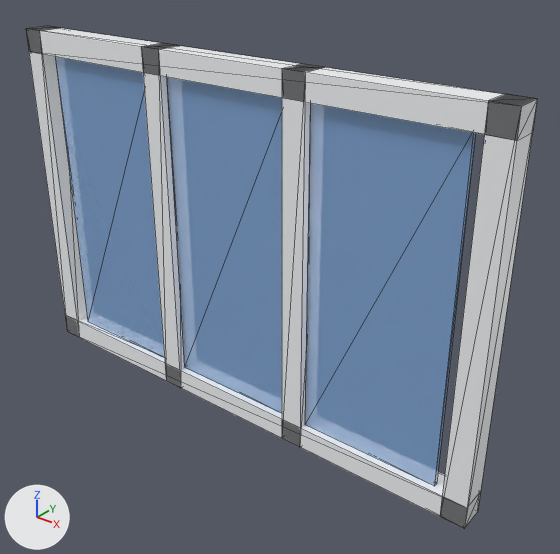
A saved change to the glTF model src/models/assets/window_three_pane.glb.
Camera for both pictures: a 50 mm lens placed at (1.403, -1.533, 1.466), pointed at (0.129, 0.059, 0.479). The axes (+X, +Y, +Z) are drawn at lower left. The lights are the same throughout. The picture after the commit comes second. Mesh edges are drawn as thin lines. Where no turn or scale is listed for an object, it has been applied to the vertices. Vertices at exactly the same position are counted once.

The scene before the commit, as lines of its bpy script (objects in view):
```python
mat_pale_blue_glass = principled_material('pale_blue_glass')
mat_pale_blue_glass.base_color = (0.292, 0.558, 0.982)  # blue #93c5fd
mat_pale_blue_glass.roughness = 0.05
mat_pale_blue_glass.alpha = 0.38
me_mesh_2 = bpy.data.meshes.new('Mesh_2')
me_mesh_2.from_pydata(...)  # a box spanning x -0.035..0.035, y -0.04..0.04, z -0.55..0.55
me_mesh_2.materials.append(mat_painted_white_frame)  # white #f8fafc
me_mesh_6 = bpy.data.meshes.new('Mesh_6')
me_mesh_6.from_pydata(...)  # a box spanning x -0.215..0.215, y -0.006..0.006, z -0.48..0.48
me_mesh_6.materials.append(mat_pale_blue_glass)  # blue #93c5fd
me_mesh_7 = bpy.data.meshes.new('Mesh_7')
me_mesh_7.from_pydata(...)  # a box spanning x -0.215..0.215, y -0.006..0.006, z -0.48..0.48
me_mesh_7.materials.append(mat_pale_blue_glass)  # blue #93c5fd
me_mesh_8 = bpy.data.meshes.new('Mesh_8')
me_mesh_8.from_pydata(...)  # a box spanning x -0.215..0.215, y -0.006..0.006, z -0.48..0.48
me_mesh_8.materials.append(mat_pale_blue_glass)  # blue #93c5fd
ob_glass_pane_1 = bpy.data.objects.new('glass_pane_1', me_mesh_6)
ob_glass_pane_1.location = (-0.5, -0.012, 0.55)
ob_glass_pane_2 = bpy.data.objects.new('glass_pane_2', me_mesh_7)
ob_glass_pane_2.location = (0.0, -0.012, 0.55)
ob_glass_pane_3 = bpy.data.objects.new('glass_pane_3', me_mesh_8)
ob_glass_pane_3.location = (0.5, -0.012, 0.55)
ob_left_frame = bpy.data.objects.new('left_frame', me_mesh_2)
ob_left_frame.location = (-0.785, 0.0, 0.55)
# also in view: 'vertical_mullion_1' at (-0.25, 0.0, 0.55); 'right_frame' at (0.785, 0.0, 0.55); 'top_frame' at (0.0, 0.0, 1.065); 'bottom_frame' at (0.0, 0.0, 0.035); 'vertical_mullion_2' at (0.25, 0.0, 0.55)
```
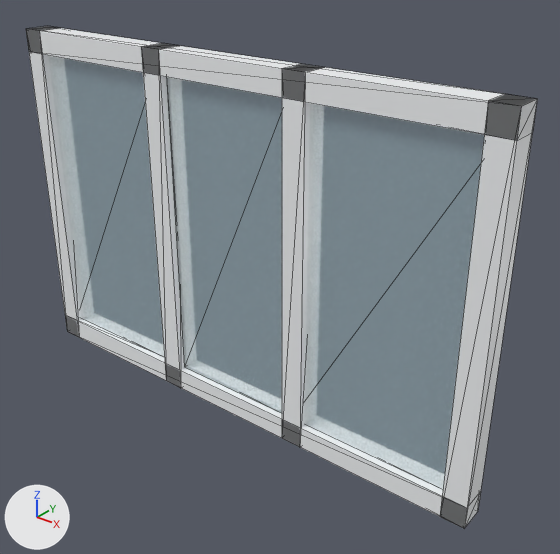
The newer file is also turned or shifted as a whole; pictures and numbers use the older file's frame.

The change, as a diff of the scene's bpy script:
```diff
--- a/src/models/assets/window_three_pane.glb.py
+++ b/src/models/assets/window_three_pane.glb.py
@@ mat_pale_blue_glass @@
 mat_pale_blue_glass = principled_material('pale_blue_glass')
-mat_pale_blue_glass.base_color = (0.292, 0.558, 0.982)  # blue #93c5fd
+mat_pale_blue_glass.base_color = (0.663, 0.915, 0.982)  # pale blue #d5f5fd
 mat_pale_blue_glass.roughness = 0.05
-mat_pale_blue_glass.alpha = 0.38
+mat_pale_blue_glass.alpha = 0.175
@@ me_mesh_8 @@
 # used by ob_glass_pane_3; location = (0.5, -0.012, 0.55)
-me_mesh_8.from_pydata(...)  # 8 vertices, 12 faces; spans x -0.215..0.215, y -0.006..0.006, z -0.48..0.48
+me_mesh_8.from_pydata(...)  # 8 vertices, 12 faces; spans x -0.262..0.278, y -0.006..0.006, z -0.48..0.48
+# me_mesh_8 part 1: the whole mesh is scaled about its middle by (1.26, 1, 1), then moved by (0.008, 0.0, 0.0)
 me_mesh_8.materials.append(mat_pale_blue_glass)
```

Pixel boxes (x1, y1, x2, y2) of what changed, in the pictures (560 x 554 px):
'glass_pane_3', recoloured, surface changed, rescaled
    before: (305, 103, 476, 486)
    after: (305, 103, 484, 490)
'glass_pane_2', recoloured, surface changed
    both: (166, 77, 282, 413)
'glass_pane_1', recoloured, surface changed
    both: (55, 57, 165, 358)
